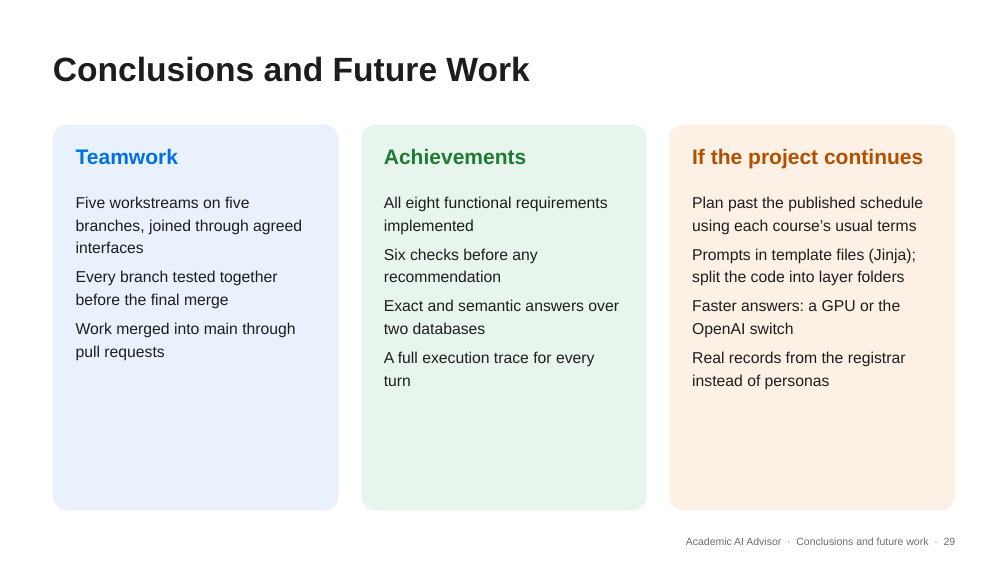
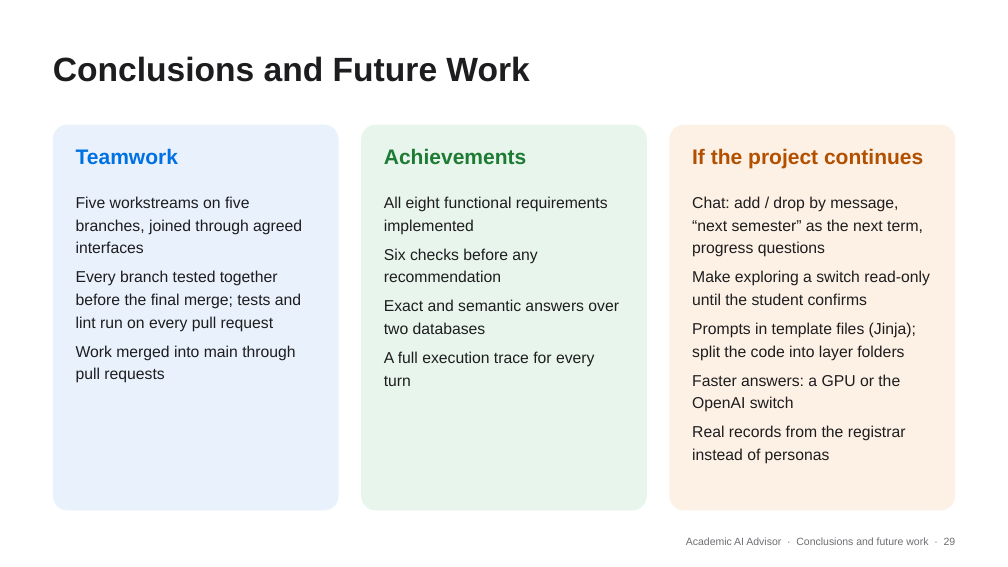
Before and after one commit to JordanTaylorGit/CSE-4392-AI-Academic-Advisor, a slide deck: slide 29 of deliverables/AI_Advisor_Presentation.pptx. Drawn at 1008x567 pixels with LibreOffice and Linux fonts; fonts in the diff are those of the drawing. Boxes give left, top, right and bottom in pixels: in the first picture for what was removed or moved away, otherwise in the second. Text is boxed around its words. In the diff, an @@ line names an element or a change of style, - is before the commit and + after.

```diff
--- a/deliverables/AI_Advisor_Presentation.pptx
+++ b/deliverables/AI_Advisor_Presentation.pptx
@@ text at (x1=692, y1=196, x2=930, y2=305): text changed @@
-Plan past the published schedule using each course’s usual terms
+Chat: add / drop by message, “next semester” as the next term, progress questions
+Make exploring a switch read-only until the student confirms
@@ text at (x1=76, y1=270, x2=301, y2=332): text changed @@
-Every branch tested together before the final merge
+Every branch tested together before the final merge; tests and lint run on every pull request
```
Also in this commit, not shown: 7 other slides changed, 20 other files.
